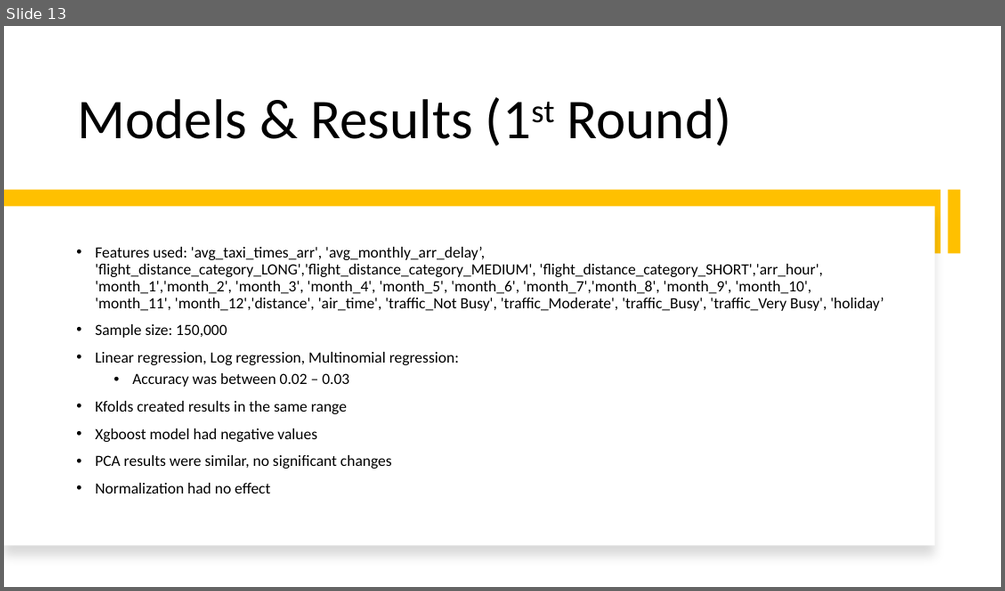
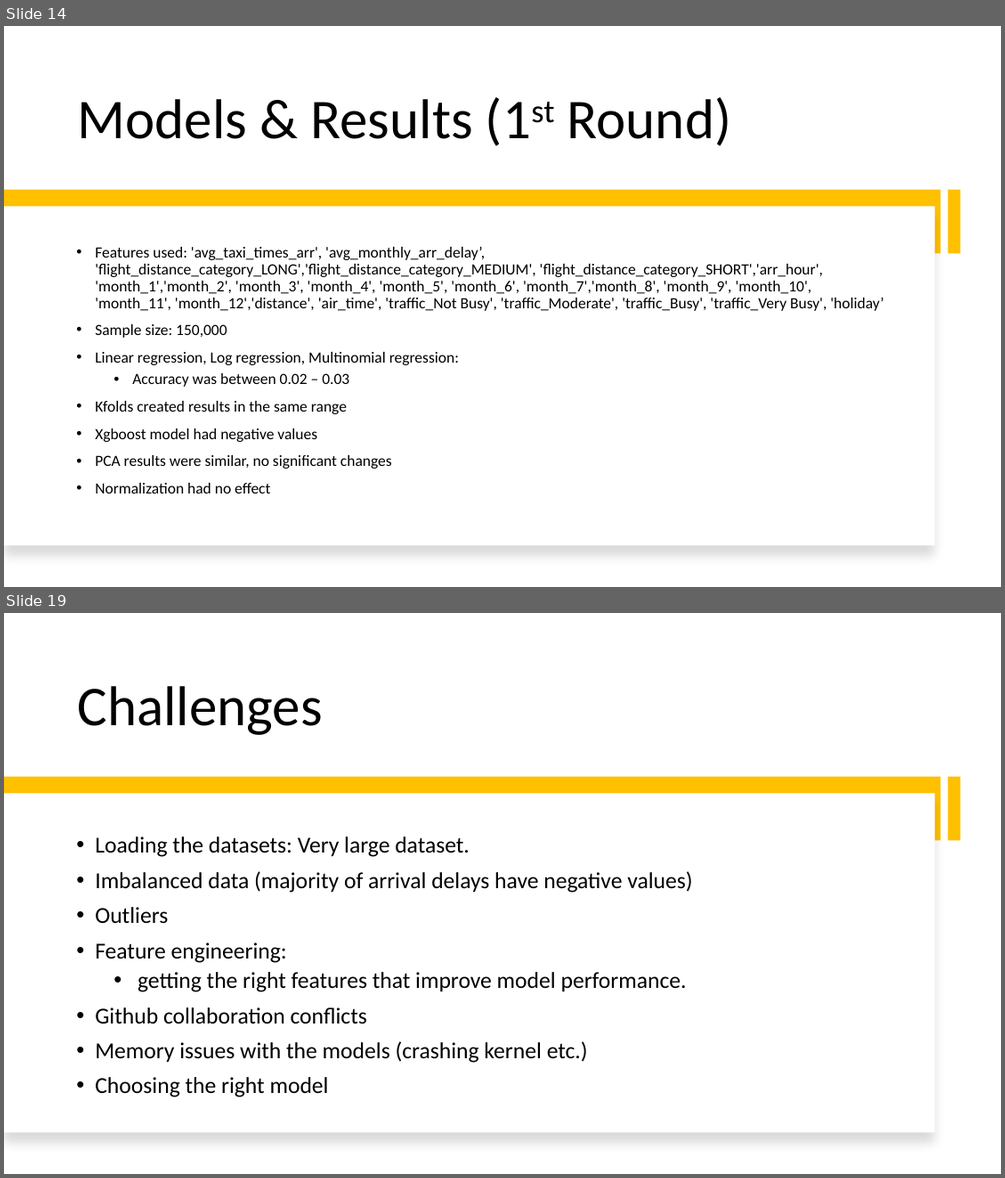
Before and after one commit to Ali-Mohamed23/midterm-project-I, a slide deck: Midterm_project_ppt.pptx. Shown one above the other, each under a label of ours: slide 13 before the commit, slides 14 and 19 after it; the slides between them are not shown. The pictures are 1005x591 and 1005x1178 pixels, drawn with LibreOffice and Linux fonts; fonts in the diff are those of the drawing. Boxes give left, top, right and bottom in pixels: in the first picture for what was removed or moved away, otherwise in the second. Text is boxed around its words. In the diff, an @@ line names an element or a change of style, - is before the commit and + after.

```diff
--- a/Midterm_project_ppt.pptx
+++ b/Midterm_project_ppt.pptx
@@ slide 19 added at box(4, 613, 1001, 1174), background #FFFFFF @@
@@ title added at box(78, 686, 323, 735), 54 pt, text #000000 @@
+Challenges
@@ rectangle added at box(4, 777, 941, 840), fill #FFC000 @@
@@ rectangle added at box(4, 793, 935, 1133), fill #FFFFFF @@
@@ rectangle added at box(947, 777, 961, 840), fill #FFC000 @@
@@ text added at box(95, 836, 692, 1097), 22 pt, text #000000 @@
+• Loading the datasets: Very large dataset.
+• Imbalanced data (majority of arrival delays have negative values)
+• Outliers
+• Feature engineering:
+  • getting the right features that improve model performance.
+• Github collaboration conflicts
+• Memory issues with the models (crashing kernel etc.)
+• Choosing the right model
@@ what was slide 13 is now slide 14 @@
```
Also in this commit, not shown: 4 slides changed, 3 other slides added, 1 slide removed, 2 other files.
